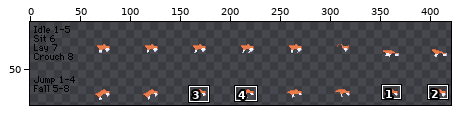
One commit to this sprite sheet: humanoid/sbqSocks_LokiVulpix/body.png. The picture above shows the old version from afar; the outline marks the close-up.
Close-up. Before the edit:
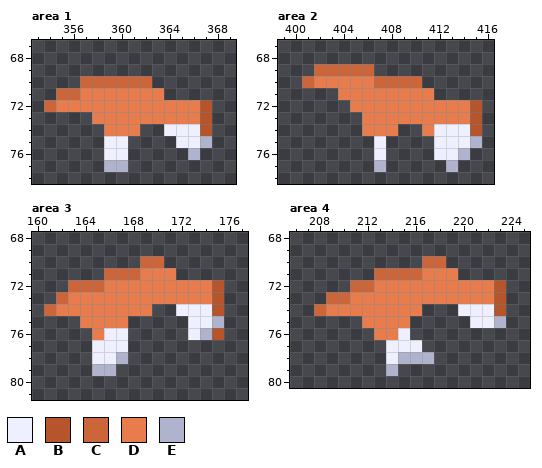
The file is 432x96 pixels. Shown: area 1: x 353..369, y 67..78; area 2: x 399..416, y 67..78; area 3: x 160..177, y 68..81; area 4: x 206..225, y 68..80. The wide view leaves out empty margins. The commit also changed other parts of the picture, which this record leaves out.
Palette (. is transparent): A #eef0ff  B #b6552c  C #cc663a  D #e87c4c  E #afb3cd
And afterwards:
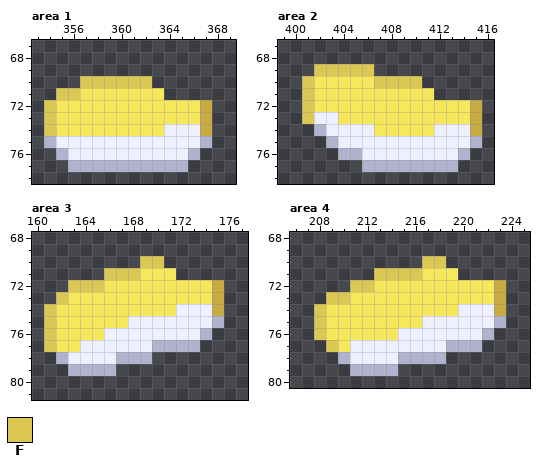
Colours new in this view: F #dbc751
What changed:
Colour B changes from #b6552c to #c8ac43.
Colour D changes from #e87c4c to #f7e75a.
Area 1:
The author put colour A in row 75 at x 355 to 358 and 361 to 364; in row 76 at x 356 to 358 and 361 to 365.
The author put colour D in row 73 at x 355 to 357; in row 74 at x 355 to 358 and 362 to 363.
The author put colour E in row 75 at x 354; in row 76 at x 355; in row 77 at x 356 to 358 and 361 to 365.
The author put colour F in rows 73 to 74 at x 354.
Colour C becomes colour F in row 70 at x 357 to 362; in row 71 at x 355 to 356; in row 72 at x 354.
Area 2:
The author put colour A in row 73 at x 402 to 403; in row 74 at x 403 to 405; in row 75 at x 404 to 406 and 408 to 411; in row 76 at x 406 and 408 to 411.
Colour D becomes colour A in row 74 at x 406.
The author put colour D in row 71 at x 402 to 403; in row 72 at x 402 to 404; in row 73 at x 404 to 405; in row 74 at x 409 to 410.
The author put colour E in row 74 at x 402; in row 75 at x 403; in row 76 at x 404 to 405; in row 77 at x 406 and 408 to 412.
The author put colour F in rows 71 to 73 at x 401.
Colour C becomes colour F in row 69 at x 402 to 406; in row 70 at x 401 and 407 to 410.
Area 3:
The author put colour A in rows 75 to 76 at x 168 to 172; in row 77 at x 164 and 168 to 169; in row 78 at x 163 to 164.
The author put colour D in row 74 at x 170 to 171; in row 75 at x 162 to 163; in row 76 at x 162 to 164; in row 77 at x 162 to 163.
The author put colour E in row 77 at x 170 to 173; in row 78 at x 162 and 168 to 169; in row 79 at x 163 to 164.
The author put colour F in rows 75 to 77 at x 161.
Colour C becomes colour F in row 70 at x 169 to 170; in row 71 at x 166 to 168; in row 72 at x 163 to 165; in row 73 at x 162; in row 74 at x 161.
Colour B is removed in row 76 at x 175.
Area 4:
The author put colour A in row 75 at x 217 to 220; in row 76 at x 216 to 221; in row 77 at x 211 to 213 and 217 to 218; in row 78 at x 211 to 213.
The author put colour D in row 74 at x 217 to 219; in row 75 at x 209 to 211 and 216; in row 76 at x 209 to 212; in row 77 at x 210.
The author put colour E in row 76 at x 222; in row 77 at x 219 to 221; in row 78 at x 210 and 218; in row 79 at x 211 to 213.
The author put colour F in rows 75 to 76 at x 208; in row 77 at x 209.
Colour C becomes colour F in row 70 at x 217 to 218; in row 71 at x 213 to 216; in row 72 at x 211 to 212; in row 73 at x 209 to 210; in row 74 at x 208.
Where, in picture pixels (left, top, right, bottom), the same in both close-ups:
changed: (44, 76, 212, 172)
changed: (302, 64, 482, 172)
changed: (44, 256, 224, 376)
changed: (314, 256, 506, 376)
